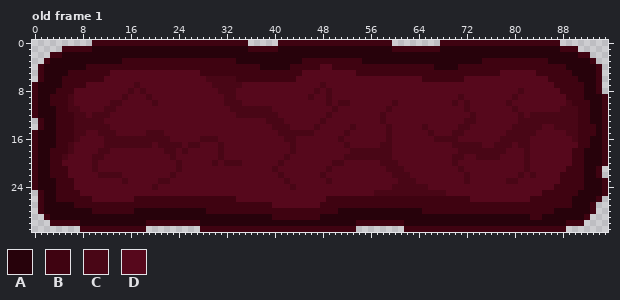
Edited in one commit: pixel-art file (Assets/Sprites/UI/Button_UI.aseprite). Above is the file before it was changed.
96x32 pixels, 1 frame. Colours within 5 levels of each other are drawn and written as one. Shown: old frame 1. The commit also changed other frames, which this record leaves out.
Palette (. is transparent): A #27020b  B #3f0311  C #490616  D #56081c
Pixels before, old frame 1 (only the part around the change), first column x 0:
 0 ..........BBBBBBBBBBBBBBBBBBBBBBBBBB.....BBBBBBBBBBBBBBBBBBB........BBBBBBBBBBBBBBBBBBBB........
 1 .....BBBBBAAAAAAAAAAAAAAAAAAAAAAAAAABBBBBAAAAAAAAAAAAAAAAAAABBBBBBBBAAAAAAAAAAAAAAAAAAAABBB.....
 2 ...BBAAAAAAAAAAAAAAAAAAAAAAAAAAAAAAAAAAAAAAAAAAAAAAAAAAAAAAAAAAAAAAAAAAAAAAAAAAAAAAAAAAAAAABB...
 3 ..BAAAAAAAAAAAABBBBBBBBBBBBBBBBBBBAAAAAAAAAAABBBBBBBBBBAAAAAAAAAAAAAAAAAAAABBBBBBBBBBBAAAAAAAB..
 4 .BAAAAAAABBBBBBBBBBBBBBBBBBBBBBBBBBBBBAAAAABBBBBDDBBBBBBBBBBBBBBBBBAAAABBBBBBBBBBBBBBBBBBAAAAAB.
 5 .BAAAABBBBBBBDDDDDDDDDDDDDDDBBBBBBBBBBBBBBBBBDDDDDDDDDBBBBBBBBBBBBBBBBBBBBBBBBDDDDDDBBBBBBAAAAB.
 6 .BAAABBBBBBBDDDDDDDDDDDDDDDDDCCCCCBBBBBBBBBBDDDDDDDDDDDDDDDDDDDDDBBBBBBBDDDDDDDDDDDDDDBBBBBAAAB.
 7 BAAAABBBBDDDDDDDDCDDDDDDDDDDDDCCCCCDDDDDDDDDDDDDCDDDDDDDDDDDDDDDDDDDDDDDDDDDDDDDDDDDDDDBBBBBAAB.
 8 BAAABBBDDDDDDDDDCDCDDDDDDDDDDDDCCCDDDDDDDDDDDDDCDCDDDDDDDDDDDDDDDDDDDDDDDDDDDDDDDCDDDDDDBBBBAAB.
 9 BAABBBCDDDDDDDDCDDDCDDDDDDDDDDDDCCDDDDDDDDDDDDCDDCDDDDDDDDDDDDDDDDDDDDDCDDDDDDDDCDDDDDDDDBBBAAAB
10 BAABBBCDDDDDDCCDDDDDCDDDDDDDDDDDCCCDDDDDDDDDDDDDDCDCCDDDDDDDCDDDDDDDDDCDCDDDDDDCDDDDDDDDDCBBBAAB
11 BAAABBCCDDDDCCDDDDDDDDDDDDDDDDDDDCCCCCCCDDDDDDDDDDCDDDDDDDDCDDDDDDDDDDDDCDDDDDDDCDDDDDDDCCCBBAAB
12 BAAABBBCCDCCCDDDDDDDDDDDDDDDDDDDDDCCCCCCCDDDDDDDDCDDDDDDDDCDDDDDDDDDDDDDDCDDDDDDDCDCCCCCCCCBBAAB
13 .BAABBBCCCCCDDDDDDDDDDDDDDDDDDDDDDDDDDDCCCDDDDDDCDDDDDDDDDCDDDDDDDDDDDDDCCDDDDDDDCCCCCCCCCCBBAAB
14 .BAABBBCCCCCCDDDDDDDDDDDDDDDDDDDDDDDDDDDCCCDDDDCDDDDDCDDDDDCDDDDDCDDDDDCCDDDDDDDCCCCCDDCCCCBBBAB
15 BAAABBBCCDDCCCDDDDDCCCDDDDDDDDDDDDDDDDDDDCCCCCCDDDDDCDDDDDDCDDDDDDCDDDCCDDDDDDDCCCCCDDDDDCCBBBAB
16 BAAABBBCDDDDCCCCCCCCCCCDDDDDCCCDDDDDDDDDDDCCDDDDDDDCDDDDDDDCDDDDDDDCCCCDDDDDDDCCCCCDDDDDDDCBBAAB
17 BAAABBCDDDDDCCCCCCCCDCCCCDCCDDDCDDDDDDDDDDDCDDDDDDDDCDDDDDCCDDDDDDDDDDCCCCCDDCCCDCCDDDDDDDDBBAAB
18 BAABBBCDDDDCCDDDDDDDDDCCDCDDDDDCDDDDDDDDDDDCDDDDDDDDDCCCCCCCDDDDDDDDDDDCCCCCCCCDDDCDDDDDDDBBAAAB
19 BAABBCDDDDCCDDDDDDDDDDDCDDDDDDDCDDDDDDDDDDCDDDDDDDDDCCCCCCCCDDDDDDDDDDCCDDCCCCDDDDCDDDDDDDBBAAAB
20 BAABBDDDDDCDDDDDDDDDDDDDCDDDDDCDCCCDDDDDDCDDDDDDDDCCDDDDDDCCCDDDDDDDDDCDDDDDDDDDDDCDDDDDDDBBAAAB
21 BAABBBDDDDCDDDDDDDDDDDDDCDDDDDDDDDDDDDDDCDDDDDDDDCDDDDDDDDDCCCDDDDDDDDDCDDDDDDDDDDCDDDDDDBBBAAB.
22 BAABBBDDDDDCCCCDDDDDDDDCDDDDDDDDDDDDDDDDDCDDDDDDCDDDDDDDDDDDCCCDDDDDDDDDCDDDDDDDDCDCDDDDBBBBAAB.
23 BAAABBBDDDDDDDDCDDDDDCCDDDDDDDDDDDDDDDDDDDCDDDDDDCDDDDDDDDDDDCCCDDDDDDDDCDDDDDDCCDDDDDDDBBBBAAAB
24 BAAABBBDDDDDDDDDDDDDCDDDDDDDDDDDDDDDDDDDDDDCDDDDDDDDDDDDDDDDCCCCCCDDDDDDDDDDDDDDDDDDDDDBBBBBAAAB
25 .BAABBBBDDDDDDDDDDDDDDDDDDDDDDDDDDDDDDDDDDDDDDDDDDDDDDDDDCCCCCCCCCCCCDDDDDDDDDDDDDDDDBBBBBBAAAAB
26 .BAABBBBBBDDDDDDDBBBBBBBBBBBBBBBBBDDDDDDDDDDDDDDDBBBBBBBBBBBBBBBBBBBBBBBBDDDDDDDDDDBBBBBBBAAAAB.
27 .BAAAAABBBBBBBBBBBBBBBBBBBBBBBBBBBBBBBBBDDDDDDDDBBBBBBBBBBBBBBBBBBBBBBBBBBBBBBBBBBBBBBBBBBAAAB..
28 .BAAAAAAAABBBBBBBAAAAAAAAAAAABBBBBBBBBBBBBBBBBBBBBBAAAAAAAAAAAAAABBBBBBBBBBBBBBBBBBBBBBAAAAAAB..
29 ..BAAAAAAAAAAAAAAAAAAAAAAAAAAAAAAAAAAAAABBBBBBBBAAAAAAAAAAAAAAAAAAAAAAAAAAAAAAAAAAABBAAAAAAAB...
30 ...BBBBBAAAAAAAAAAABBBBBBBBBAAAAAAAAAAAAAAAAAAAAAAAAAABBBBBBBBAAAAAAAAAAAAAAAAAAAAAAAAAAABBB....
31 ........BBBBBBBBBBB.........BBBBBBBBBBBBBBBBBBBBBBBBBB........BBBBBBBBBBBBBBBBBBBBBBBBBBB.......
And afterwards:
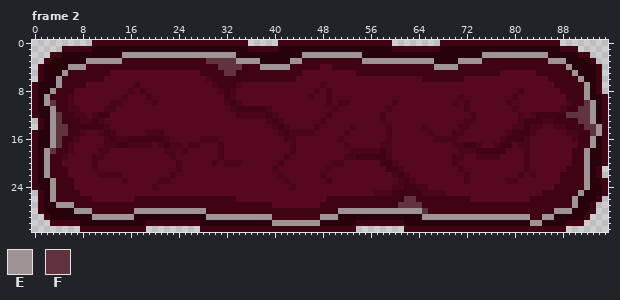
Colours new in this view: E #9e9395  F #61333d
A new or re-ordered frame is compared with the old frame closest to it.
Changes in this commit:
frames 1 -> 5
Frame 2 is new; against old frame 1:
y 2: x 15..33 AAAAAAAAAAAAAAAAAAA -> EEEEEEEEEEEEEEEEEEE; x 45..54 AAAAAAAAAA -> EEEEEEEEEE; x 75..85 AAAAAAAAAAA -> EEEEEEEEEEE
y 3: x 9..14 AAAAAA -> EEEEEE; x 29..37 BBBBBAAAA -> FFFFFEEEE; x 43..44 AA -> EE; x 55..66 AAAAAAAAAAAA -> EEEEEEEEEEEE; x 71..74 AAAA -> EEEE; x 86..88 AAA -> EEE
y 4: x 6..8 AAA -> EEE; x 31..34 BBBB -> FFFF; x 38..42 AAAAA -> EEEEE; x 67..70 AAAA -> EEEE; x 89 A -> E
y 5: x 5 A -> E; x 32..33 BB -> FF; x 90 A -> E
y 6: x 4 A -> E; x 30..33 CCCC -> BBBB; x 91 A -> E
y 7: x 4 A -> E; x 31..33 CCC -> BBB; x 92 A -> E
y 8: x 3 A -> E; x 32 C -> B; x 92 A -> E
y 9: x 2 A -> E; x 32 C -> B; x 92 A -> E
y 10: x 2..3 AB -> EF; x 33 C -> B; x 92..93 BA -> FE
y 11: x 3 A -> E; x 34..38 CCCCC -> BBBBB; x 89..93 CCBBA -> BBFFE
y 12: x 3..4 AB -> EF; x 11..12 CC -> BB; x 39 C -> B; x 84..93 CCCCCCCBBA -> BBBBBFFFFE
y 13: x 3..4 AB -> EF; x 7 C -> B; x 10 C -> B; x 40 C -> B; x 82..84 CCC -> BBB; x 87..93 CCCCBBA -> BBBBFFE
y 14: x 3..5 ABB -> EFF; x 7..11 CCCCC -> BBBBB; x 41 C -> B; x 82 C -> B; x 89..90 CC -> BB; x 92..94 BBA -> FFE
y 15: x 3..5 ABB -> EFF; x 7 C -> B; x 12 C -> B; x 42 C -> B; x 80..82 CCC -> BBB; x 93..94 BA -> FE
y 16: x 3..4 AB -> EF; x 13 C -> B; x 16..21 CCCCCC -> BBBBBB; x 79..81 CCC -> BBB; x 93 A -> E
y 17: x 3..4 AB -> EF; x 14..15 CC -> BB; x 22 C -> B; x 72..73 CC -> BB; x 78..79 CC -> BB; x 93 A -> E
y 18: x 2..3 AB -> EF; x 58 C -> B; x 74..78 CCCCC -> BBBBB; x 92 A -> E
y 19: x 2 A -> E; x 54..58 CCCCC -> BBBBB; x 92 A -> E
y 20: x 2 A -> E; x 58..59 CC -> BB; x 92 A -> E
y 21: x 2 A -> E; x 59..60 CC -> BB; x 92 A -> E
y 22: x 2 A -> E; x 61 C -> B; x 92 A -> E
y 23: x 3 A -> E; x 62 C -> B; x 92 A -> E
y 24: x 3 A -> E; x 62..63 CC -> BB; x 92 A -> E
y 25: x 3 A -> E; x 60..64 CCCCC -> BBBBB; x 91 A -> E
y 26: x 3 A -> E; x 62..63 BB -> FF; x 90 A -> E
y 27: x 4..6 AAA -> EEE; x 61..64 BBBB -> FFFF; x 90 A -> E
y 28: x 7..9 AAA -> EEE; x 17..28 AAAAAAAAAAAA -> EEEEEEEEEEEE; x 51..65 AAAAAAAAAAAAAAB -> EEEEEEEEEEEEEEF; x 87..89 AAA -> EEE
y 29: x 10..16 AAAAAAA -> EEEEEEE; x 29..39 AAAAAAAAAAA -> EEEEEEEEEEE; x 48..50 AAA -> EEE; x 65..82 AAAAAAAAAAAAAAAAAA -> EEEEEEEEEEEEEEEEEE; x 85..86 AA -> EE
y 30: x 40..47 AAAAAAAA -> EEEEEEEE; x 83..84 AA -> EE
Pixel boxes of the changes (left, top, right, bottom) in both pictures:
changed: (44, 52, 602, 226)
